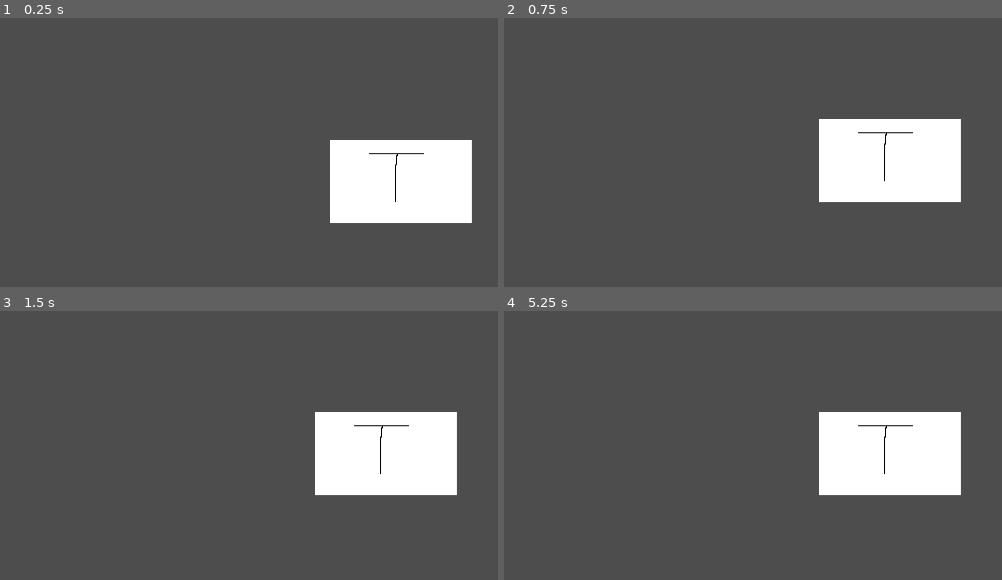
Above: before the commit, frames 1-4 (two rows, left to right).
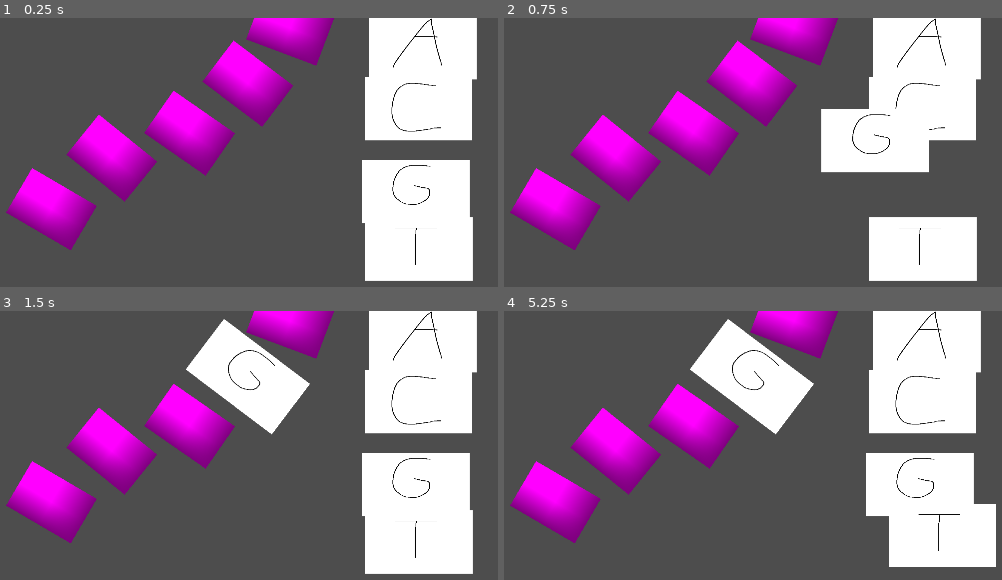
Above: after the commit, the same moments.

Repository: LuisEnriqueCabelloBlanco/ComJamOn26
Game: Godot game, scene res://Scenes/MutationScene.tscn
The game is run twice, just before and just after one commit, with the same random seed, the same clock (stepped at 60 frames per second) and the same inputs. This scene is started directly instead of the project's main scene.
Inputs (mouse positions are in pixels of both pictures, inside the frame that each line leads up to):
- Up to frame 1 (0.25 s): no input
- Up to frame 2 (0.75 s): tap Enter at 0.5 s; drag from (902, 182) to (817, 58) at 0.52 s
- Up to frame 3 (1.5 s): drag from (239, 558) to (313, 351) at 1.27 s
- Up to frame 4 (5.25 s): tap Space (jump) at 2, 3.5, 3.77, 5 s; move the mouse to (982, 437) at 2.02 s; hold A (left) 2.03-2.75 s; tap V (Vision nocturna) at 2.1, 3.6, 5.1 s; click (982, 437) at 2.17 s; tap Enter at 2.75, 4.25 s; drag from (outside the picture) to (573, 536) at 2.77 s; move the mouse to (outside the picture) at 3.52 s; hold D (right) 3.53-4.25 s; click (outside the picture) at 3.67 s; drag from (663, 467) to (767, 413) at 4.27 s; move the mouse to (942, 534) at 5.02 s; hold D (right) from 5.03 s (still down); click (942, 534) at 5.17 s

The runs differ from the first frame. In frame 1, 32% of the frame differs, in the area x 1-96%, y 0-98%; in frame 2, 32%; in frame 3, 36%; in frame 4, 35%.

Commit message:
Sistema de drag and drop sobre adn funcionando

Diff:
--- /dev/null
+++ b/adn/Scenes/AdnCosas/Bases/Adenina.tscn
@@ -0,0 +1,24 @@
+[gd_scene format=3 uid="uid://bqvhc8v8x676m"]
+
+[ext_resource type="Script" uid="uid://gtpmkuvesu6c" path="res://Scripts/Adn/Base.gd" id="1_jrui3"]
+[ext_resource type="Texture2D" uid="uid://bmxs4wahyal3x" path="res://Assets/PlaceholdersGuapos/adeninaPlaceholder.png" id="2_x8psu"]
+
+[sub_resource type="RectangleShape2D" id="RectangleShape2D_8syha"]
+size = Vector2(341, 202)
+
+[node name="Base" type="Node2D" unique_id=74876961]
+scale = Vector2(0.76, 0.76)
+script = ExtResource("1_jrui3")
+baseType = 1
+
+[node name="Area2D" type="Area2D" parent="." unique_id=1062421259]
+
+[node name="CollisionShape2D" type="CollisionShape2D" parent="Area2D" unique_id=1606845070]
+shape = SubResource("RectangleShape2D_8syha")
+
+[node name="Sprite2D" type="Sprite2D" parent="." unique_id=329602570]
+scale = Vector2(0.5328125, 0.41770837)
+texture = ExtResource("2_x8psu")
+
+[connection signal="area_entered" from="Area2D" to="." method="_on_area_2d_area_entered"]
+[connection signal="area_exited" from="Area2D" to="." method="_on_area_2d_area_exited"]
--- /dev/null
+++ b/adn/Scenes/AdnCosas/Bases/Citosina.tscn
@@ -0,0 +1,24 @@
+[gd_scene format=3 uid="uid://dn85q4tl7ugwb"]
+
+[ext_resource type="Script" uid="uid://gtpmkuvesu6c" path="res://Scripts/Adn/Base.gd" id="1_asrc0"]
+[ext_resource type="Texture2D" uid="uid://1acijeko4tao" path="res://Assets/PlaceholdersGuapos/citosinaPlaceholder.png" id="2_asrc0"]
+
+[sub_resource type="RectangleShape2D" id="RectangleShape2D_8syha"]
+size = Vector2(341, 202)
+
+[node name="Base" type="Node2D" unique_id=74876961]
+scale = Vector2(0.76, 0.76)
+script = ExtResource("1_asrc0")
+baseType = 2
+
+[node name="Area2D" type="Area2D" parent="." unique_id=1062421259]
+
+[node name="CollisionShape2D" type="CollisionShape2D" parent="Area2D" unique_id=1606845070]
+shape = SubResource("RectangleShape2D_8syha")
+
+[node name="Sprite2D" type="Sprite2D" parent="." unique_id=329602570]
+scale = Vector2(0.5328125, 0.41770837)
+texture = ExtResource("2_asrc0")
+
+[connection signal="area_entered" from="Area2D" to="." method="_on_area_2d_area_entered"]
+[connection signal="area_exited" from="Area2D" to="." method="_on_area_2d_area_exited"]
--- /dev/null
+++ b/adn/Scenes/AdnCosas/Bases/Guanina.tscn
@@ -0,0 +1,23 @@
+[gd_scene format=3 uid="uid://cltk82rjxcc76"]
+
+[ext_resource type="Script" uid="uid://gtpmkuvesu6c" path="res://Scripts/Adn/Base.gd" id="1_h5q0x"]
+[ext_resource type="Texture2D" uid="uid://ba5amrc7elsm6" path="res://Assets/PlaceholdersGuapos/guaninaPlaceholder.png" id="2_h5q0x"]
+
+[sub_resource type="RectangleShape2D" id="RectangleShape2D_8syha"]
+size = Vector2(341, 202)
+
+[node name="Base" type="Node2D" unique_id=74876961]
+scale = Vector2(0.76, 0.76)
+script = ExtResource("1_h5q0x")
+
+[node name="Area2D" type="Area2D" parent="." unique_id=1062421259]
+
+[node name="CollisionShape2D" type="CollisionShape2D" parent="Area2D" unique_id=1606845070]
+shape = SubResource("RectangleShape2D_8syha")
+
+[node name="Sprite2D" type="Sprite2D" parent="." unique_id=329602570]
+scale = Vector2(0.5328125, 0.41770837)
+texture = ExtResource("2_h5q0x")
+
+[connection signal="area_entered" from="Area2D" to="." method="_on_area_2d_area_entered"]
+[connection signal="area_exited" from="Area2D" to="." method="_on_area_2d_area_exited"]
--- a/adn/Scenes/AdnCosas/Bases/Base.tscn
+++ b/adn/Scenes/AdnCosas/Bases/Timina.tscn
@@ -6,16 +6,19 @@
 [sub_resource type="RectangleShape2D" id="RectangleShape2D_8syha"]
 size = Vector2(341, 202)
 
-[node name="Base" type="Node2D" unique_id=74876961]
+[node name="Timina" type="Node2D" unique_id=74876961]
+scale = Vector2(0.76, 0.76)
 script = ExtResource("1_wbvgo")
 baseType = 3
 
 [node name="Area2D" type="Area2D" parent="." unique_id=1062421259]
 
 [node name="CollisionShape2D" type="CollisionShape2D" parent="Area2D" unique_id=1606845070]
-position = Vector2(-1.5, -1)
 shape = SubResource("RectangleShape2D_8syha")
 
 [node name="Sprite2D" type="Sprite2D" parent="." unique_id=329602570]
 scale = Vector2(0.5328125, 0.41770837)
 texture = ExtResource("2_korol")
+
+[connection signal="area_entered" from="Area2D" to="." method="_on_area_2d_area_entered"]
+[connection signal="area_exited" from="Area2D" to="." method="_on_area_2d_area_exited"]
--- a/adn/Scenes/AdnCosas/Link.tscn
+++ b/adn/Scenes/AdnCosas/Link.tscn
@@ -4,6 +4,8 @@
 
 [sub_resource type="RectangleShape2D" id="RectangleShape2D_m0oof"]
 size = Vector2(181, 126)
+
+[sub_resource type="PlaceholderTexture2D" id="PlaceholderTexture2D_m0oof"]
 
 [node name="Link" type="Node2D" unique_id=889691434]
 script = ExtResource("1_m0oof")
@@ -13,7 +15,10 @@
 [node name="Area2D" type="Area2D" parent="BaseHolder" unique_id=280260929]
 
 [node name="CollisionShape2D" type="CollisionShape2D" parent="BaseHolder/Area2D" unique_id=280262563]
-position = Vector2(80.5, 50)
 shape = SubResource("RectangleShape2D_m0oof")
 
+[node name="Sprite2D" type="Sprite2D" parent="BaseHolder" unique_id=1258350464]
+scale = Vector2(180.00002, 124)
+texture = SubResource("PlaceholderTexture2D_m0oof")
+
 [node name="Complementario" type="Node2D" parent="." unique_id=1782493116]
--- /dev/null
+++ b/adn/Scenes/AdnCosas/base_holder.tscn
@@ -0,0 +1,10 @@
+[gd_scene format=3 uid="uid://d0gqxwn20pbi2"]
+
+[ext_resource type="Script" uid="uid://cdlgsyob2lbyu" path="res://Scripts/Adn/BaseDrawer.gd" id="1_h6y1i"]
+[ext_resource type="PackedScene" uid="uid://bqvhc8v8x676m" path="res://Scenes/AdnCosas/Bases/Adenina.tscn" id="2_gxrxp"]
+
+[node name="Holder1" type="Node2D" unique_id=1838399395]
+script = ExtResource("1_h6y1i")
+baseScene = ExtResource("2_gxrxp")
+
+[connection signal="child_exiting_tree" from="." to="." method="_on_child_exiting_tree"]
--- a/adn/Scenes/MutationScene.tscn
+++ b/adn/Scenes/MutationScene.tscn
@@ -1,13 +1,26 @@
 [gd_scene format=3 uid="uid://cxwddtxxobei"]
 
 [ext_resource type="PackedScene" uid="uid://crqqouuu8uq86" path="res://Scenes/AdnCosas/Adn.tscn" id="1_ngeey"]
-[ext_resource type="PackedScene" uid="uid://cuxlll7dmv5sc" path="res://Scenes/AdnCosas/Bases/Base.tscn" id="2_jkokn"]
+[ext_resource type="PackedScene" uid="uid://d0gqxwn20pbi2" path="res://Scenes/AdnCosas/base_holder.tscn" id="2_jkokn"]
+[ext_resource type="PackedScene" uid="uid://dn85q4tl7ugwb" path="res://Scenes/AdnCosas/Bases/Citosina.tscn" id="4_st64n"]
+[ext_resource type="PackedScene" uid="uid://cltk82rjxcc76" path="res://Scenes/AdnCosas/Bases/Guanina.tscn" id="5_pw4gx"]
+[ext_resource type="PackedScene" uid="uid://cuxlll7dmv5sc" path="res://Scenes/AdnCosas/Bases/Timina.tscn" id="6_tmaqv"]
 
 [node name="MutationScene" type="Node2D" unique_id=1112628153]
 
 [node name="Adn" parent="." unique_id=815589405 instance=ExtResource("1_ngeey")]
 
-[node name="BasePicker" type="Node2D" parent="." unique_id=1641538156]
+[node name="Holder1" parent="." unique_id=1838399395 instance=ExtResource("2_jkokn")]
+position = Vector2(1018, 72)
 
-[node name="Base" parent="BasePicker" unique_id=74876961 instance=ExtResource("2_jkokn")]
-position = Vector2(965, 393)
+[node name="Holder2" parent="." unique_id=1401914175 instance=ExtResource("2_jkokn")]
+position = Vector2(1008, 218)
+baseScene = ExtResource("4_st64n")
+
+[node name="Holder3" parent="." unique_id=305582520 instance=ExtResource("2_jkokn")]
+position = Vector2(1001, 417)
+baseScene = ExtResource("5_pw4gx")
+
+[node name="Holder4" parent="." unique_id=876302710 instance=ExtResource("2_jkokn")]
+position = Vector2(1009, 556)
+baseScene = ExtResource("6_tmaqv")
--- a/adn/Scripts/Adn/Adn.gd
+++ b/adn/Scripts/Adn/Adn.gd
@@ -1,4 +1,5 @@
 extends Node
+class_name Adn
 ## Comportamiento del sistema de adn.
 ## Bases:
 ## Adenina <-> Timina
@@ -10,5 +11,10 @@
 
 func _ready() -> void:
 	var nodes = get_children()
+
 	for node in nodes:
 		links.push_back(node as Link)
+
+## Recorre la lista de las bases actualmente seleccionadas y activar o desactiva powerups en función
+func UpdateMutations():
+	pass
--- a/adn/Scripts/Adn/Base.gd
+++ b/adn/Scripts/Adn/Base.gd
@@ -1,4 +1,5 @@
 extends Grabable
+class_name Base
 
 enum BaseType {
 	GUANINE,
@@ -7,3 +8,25 @@
 	THYMINE }
 
 @export var baseType = BaseType.GUANINE
+
+## El link sobre el que se está encontrando esta base (para ser añadida)
+var settingLink : Link
+
+func _on_area_2d_area_entered(area: Area2D) -> void:
+	if settingLink != null:
+		return
+	var parent = area.get_parent().get_parent();
+	if parent is Link:
+		settingLink = parent
+
+func _on_area_2d_area_exited(area: Area2D) -> void:
+	if settingLink == null:
+		return
+	if settingLink == area.get_parent().get_parent():
+		settingLink = null
+
+func OnDrop():
+	super()
+	if settingLink != null:
+		settingLink.PutInBase(self)
+	else: queue_free()
--- /dev/null
+++ b/adn/Scripts/Adn/BaseDrawer.gd
@@ -0,0 +1,13 @@
+extends Node
+## Construye objetos de tipo base y cuando se ha agarrado uno crea otro
+@export var baseScene : PackedScene
+
+func _ready() -> void:
+	instantiateBase()
+
+func _on_child_exiting_tree(node: Node) -> void:
+	instantiateBase()
+
+func instantiateBase():
+	var childBase = baseScene.instantiate()
+	add_child.call_deferred(childBase)
--- a/adn/Scripts/Adn/Link.gd
+++ b/adn/Scripts/Adn/Link.gd
@@ -1,5 +1,21 @@
-extends Node
+extends Node2D
 class_name Link
 
-## Representa un nodo posición en la cadena sobre el que colocar una base
-var Base
+## Representa un eslabón en la cadena sobre el que colocar una base
+var base : Base
+
+# Pone una base en este eslabón de la cadena.
+func PutInBase(base : Base):
+	if (self.base != null):
+		self.base.queue_free()
+		return
+	base = base
+	base.get_parent().remove_child(base)
+	add_child(base)
+	base.global_position = global_position
+	base.global_rotation = global_rotation
+	base.grabActive = false
+
+	# llama a actualizar los estados de mutaciones en el adn
+	var adn = get_parent() as Adn
+	adn.UpdateMutations()
--- a/adn/Scripts/Grabable.gd
+++ b/adn/Scripts/Grabable.gd
@@ -4,24 +4,29 @@
 var area2d : Area2D
 var dragging = false
 var mouseOver = false
+var grabActive = true
 var pos_inicial
-var offset
+var rot_inicial
 
 func _ready():
 	pos_inicial = position
+	rot_inicial = rotation
 	area2d = get_node("Area2D")
 	area2d.connect("mouse_entered", OnMouseEntered)
 	area2d.connect("mouse_exited", OnMouseExited)
 
 func _input(event: InputEvent) -> void:
-	if event is InputEventMouse and mouseOver:
-		var mouseEvent = event as InputEventMouse
-		if mouseEvent.button_mask == MouseButton.MOUSE_BUTTON_LEFT:
-			if mouseEvent.is_pressed():
+	if !grabActive:
+		return
+	if event is InputEventMouseButton and mouseOver:
+		var mouseEvent = event as InputEventMouseButton
+		if mouseEvent.button_index == MouseButton.MOUSE_BUTTON_LEFT:
+			if mouseEvent.pressed:
 				dragging = true
-				offset = global_position - get_global_mouse_position()
-			if mouseEvent.is_released():
+				get_global_mouse_position()
+			if !mouseEvent.pressed:
 				dragging = false
+				OnDrop()
 
 func _process(delta: float) -> void:
 	if dragging:
@@ -32,3 +37,8 @@
 
 func OnMouseExited():
 	mouseOver = false
+
+## Sobrescribir con lo que queramos
+func OnDrop():
+	global_position = pos_inicial
+	global_rotation = rot_inicial
Not shown, added: adn/Scripts/Adn/BaseDrawer.gd.uid
